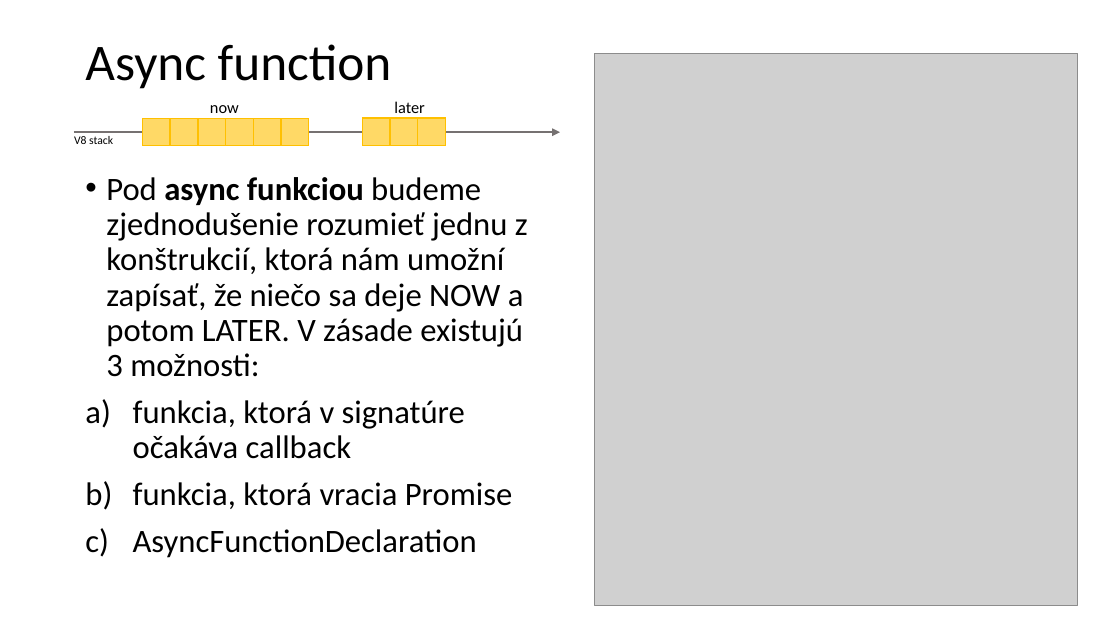
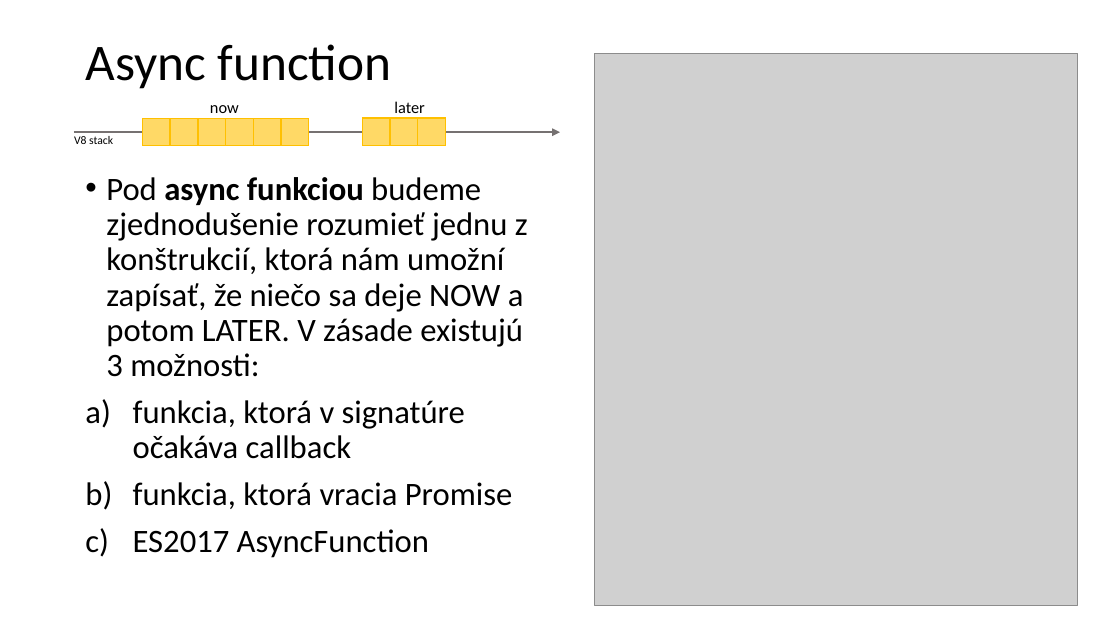
Before and after one commit to yimejky/wawjs, a slide deck: slide 7 of 09-prednaska/async.pptx. Drawn at 1120x630 pixels with LibreOffice and Linux fonts; fonts in the diff are those of the drawing; grey boxes stand for pictures. Boxes give left, top, right and bottom in pixels: in the first picture for what was removed or moved away, otherwise in the second. Text is boxed around its words. In the diff, an @@ line names an element or a change of style, - is before the commit and + after.

Commit message:
[DRAFT] prednaska #10 a zvoko #10, async part2 (review please)

```diff
--- a/09-prednaska/async.pptx
+++ b/09-prednaska/async.pptx
@@ text at (133,529,429,558): text changed @@
-c) AsyncFunctionDeclaration
+c) ES2017 AsyncFunction
```
Also in this commit, not shown: 1 slide added, 9 slides removed, 24 other files.
